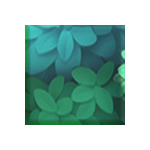
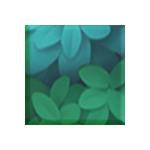
Layered file, before and after one edit (150px x 150px). Changes by layer:
painted on "色相/饱和度 1" over [25, 25, 125, 125]
